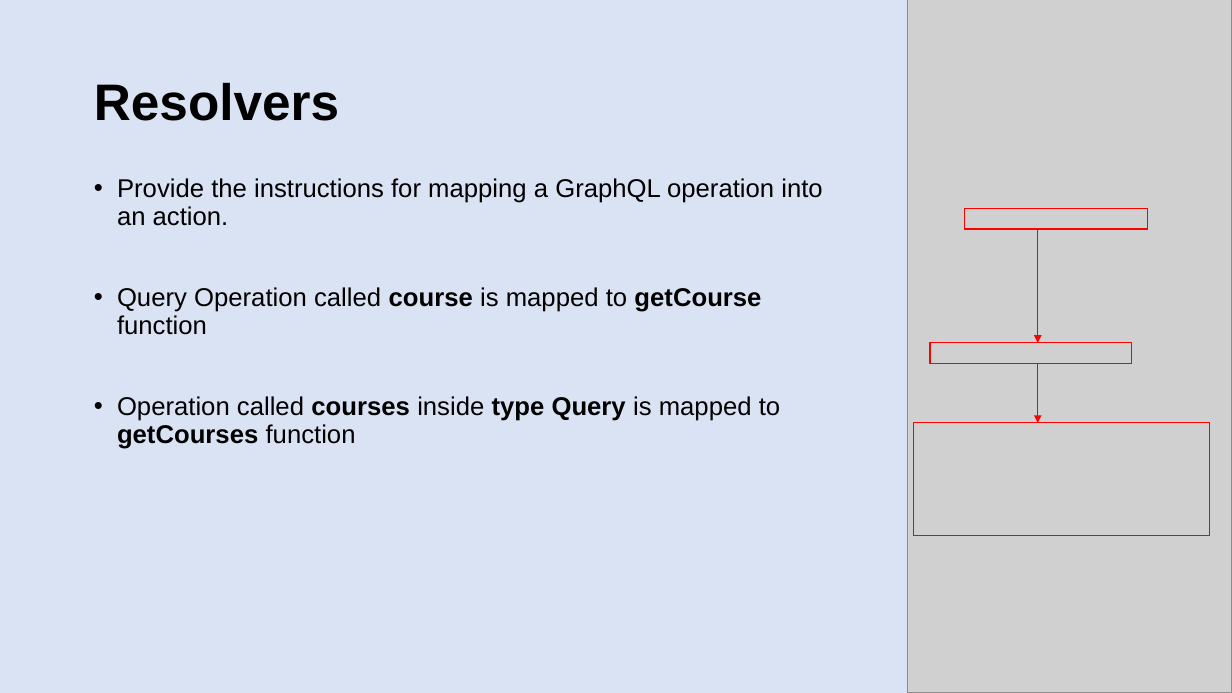
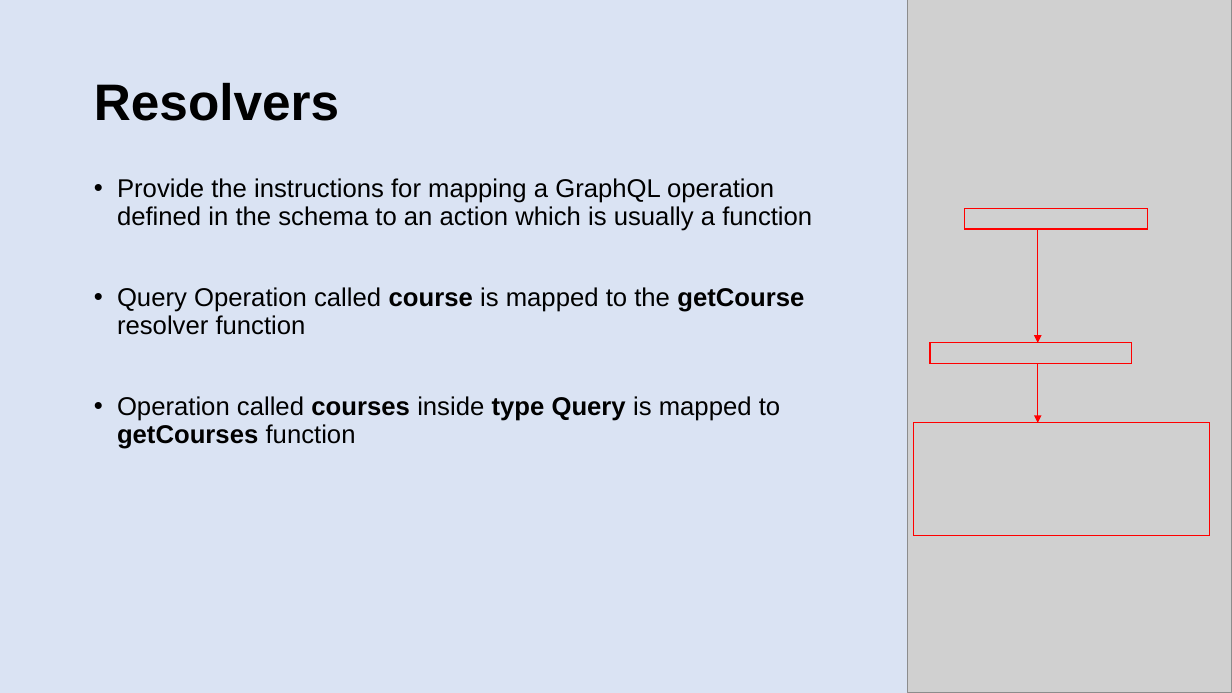
Before and after one commit to patelg123/graphql-presentation, a slide deck: slide 11 of current.pptx. Drawn at 1232x693 pixels with LibreOffice and Linux fonts; fonts in the diff are those of the drawing; grey boxes stand for pictures. Boxes give left, top, right and bottom in pixels: in the first picture for what was removed or moved away, otherwise in the second. Text is boxed around its words. In the diff, an @@ line names an element or a change of style, - is before the commit and + after.

```diff
--- a/current.pptx
+++ b/current.pptx
@@ text at (x1=117, y1=178, x2=812, y2=335): text changed @@
-• Provide the instructions for mapping a GraphQL operation into an action.
-• Query Operation called course is mapped to getCourse function
+• Provide the instructions for mapping a GraphQL operation defined in the schema to an action which is usually a function
+• Query Operation called course is mapped to the getCourse resolver function
```
Also in this commit, not shown: 5 other slides changed.
